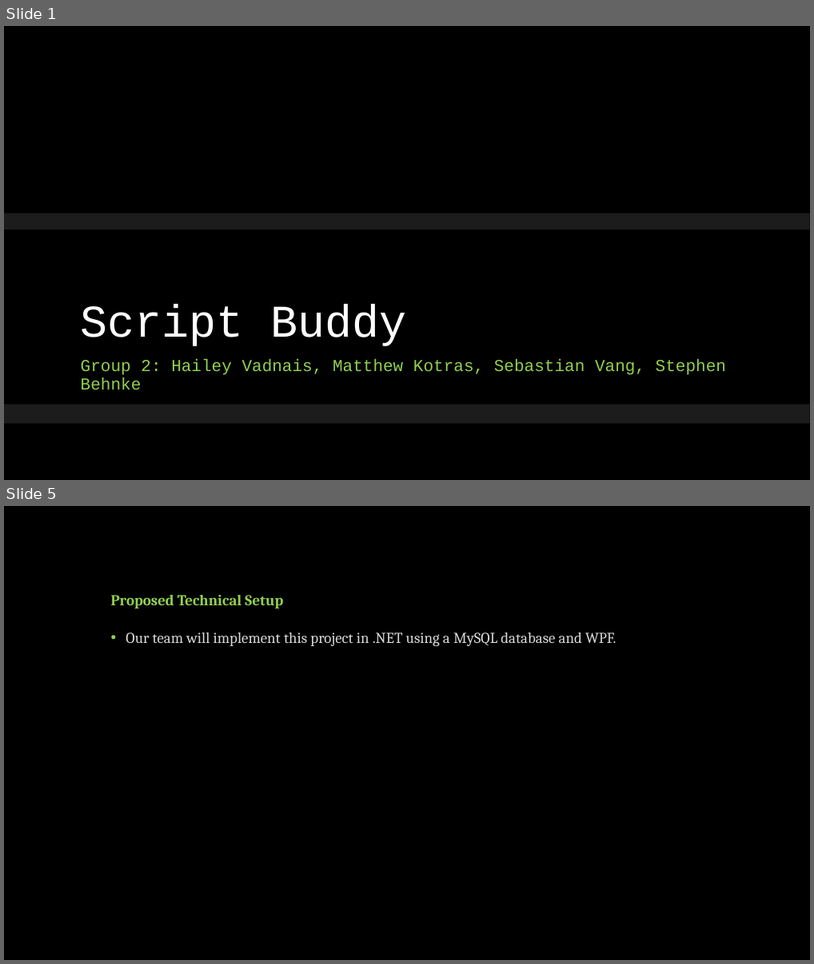
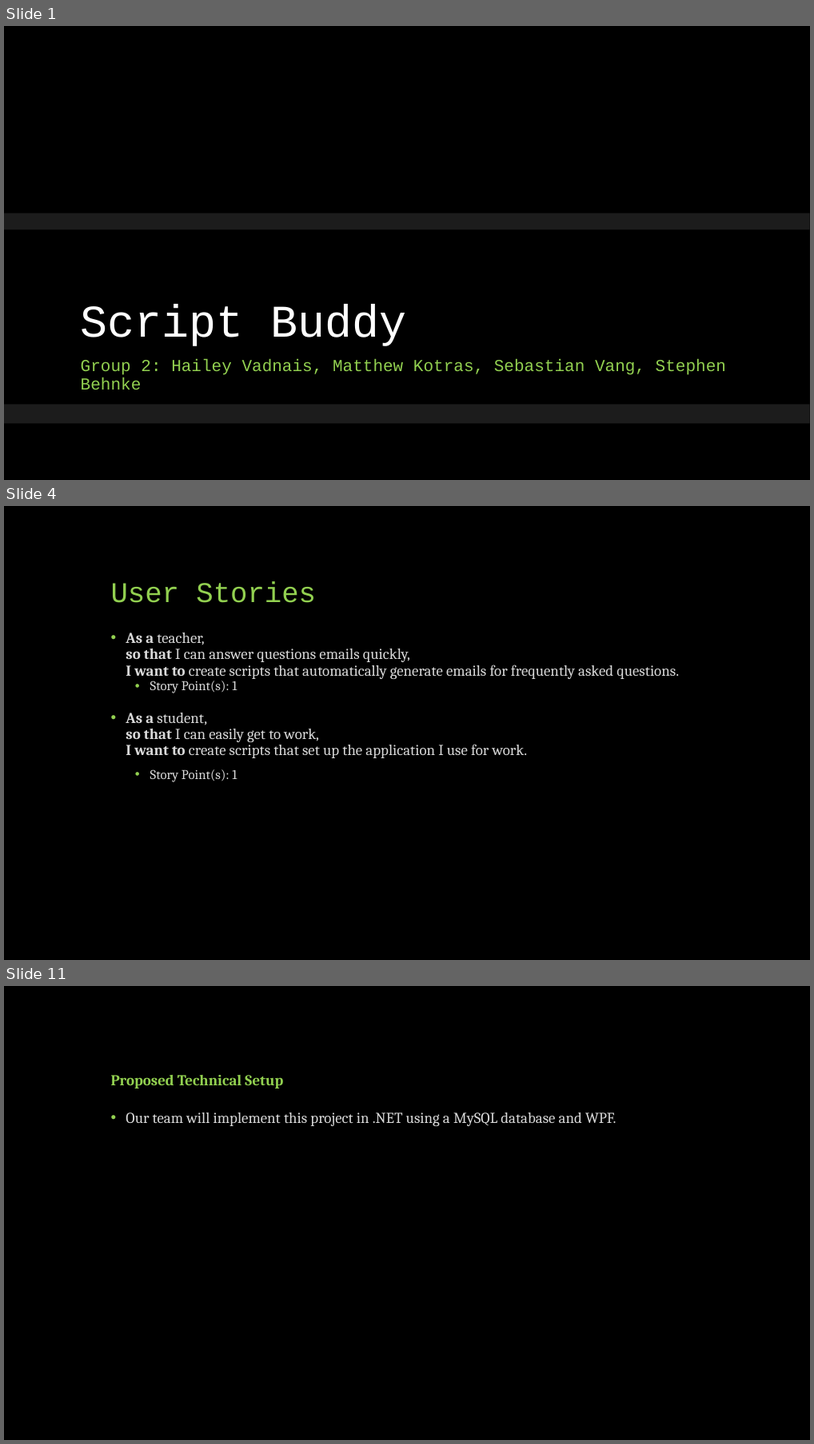
Before and after one commit to CS341-Group-2/sprint-1-presentation, a slide deck: Group 2 Introductory Presentation.pptx. Shown one above the other, each under a label of ours: slides 1 and 5 before the commit, slides 1, 4 and 11 after it; the slides between them are not shown. The pictures are 814x964 and 814x1444 pixels, drawn with LibreOffice and Linux fonts; fonts in the diff are those of the drawing; background and template pictures are left out. Boxes give left, top, right and bottom in pixels: in the first picture for what was removed or moved away, otherwise in the second. Text is boxed around its words. In the diff, an @@ line names an element or a change of style, - is before the commit and + after.

Commit message:
Added User Stories

```diff
--- a/Group 2 Introductory Presentation.pptx
+++ b/Group 2 Introductory Presentation.pptx
@@ slide 4 added at [4,506,810,960], background #000000 @@
@@ title added at [111,582,316,603], 34 pt, text #92D050 @@
+User Stories
@@ text added at [126,632,679,782], 18 pt, text #D9D9D9 @@
+• As a teacher,
+  so that I can answer questions emails quickly,
+  I want to create scripts that automatically generate emails for frequently asked questions.
+  • Story Point(s): 1
+• As a student,
+  so that I can easily get to work,
+  I want to create scripts that set up the application I use for work.
+  • Story Point(s): 1
@@ what was slide 5 is now slide 11 @@
```
Also in this commit, not shown: 1 slide changed, 7 other slides added, 2 slides removed.
